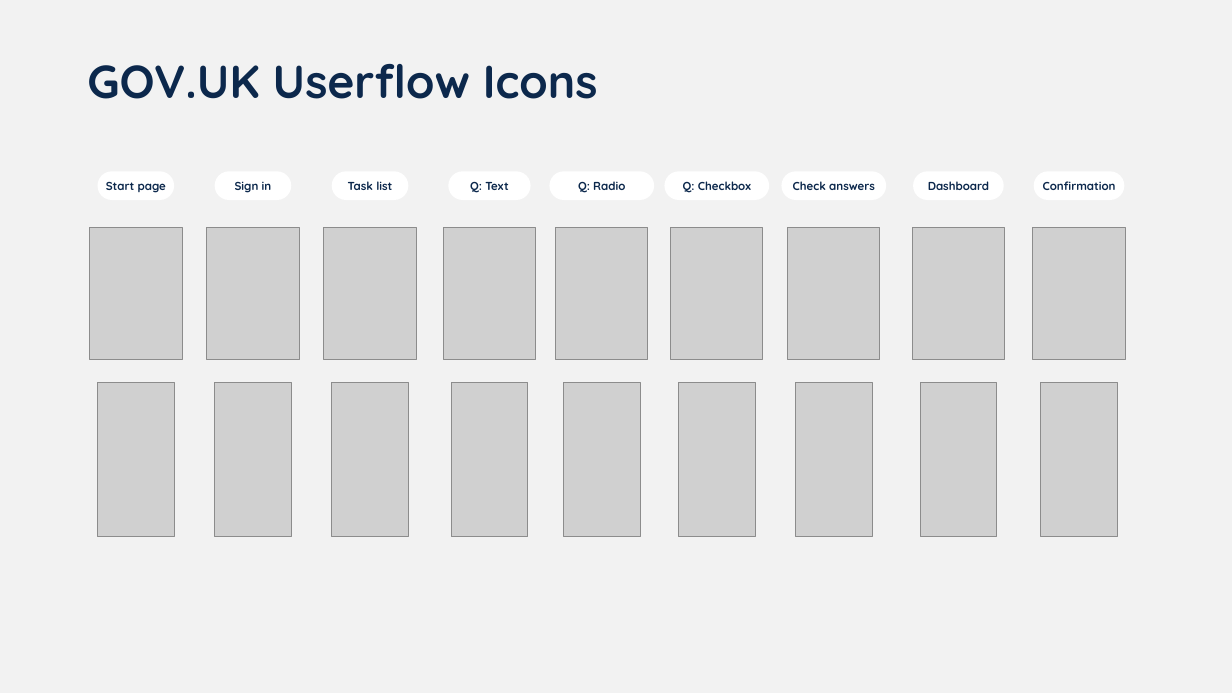
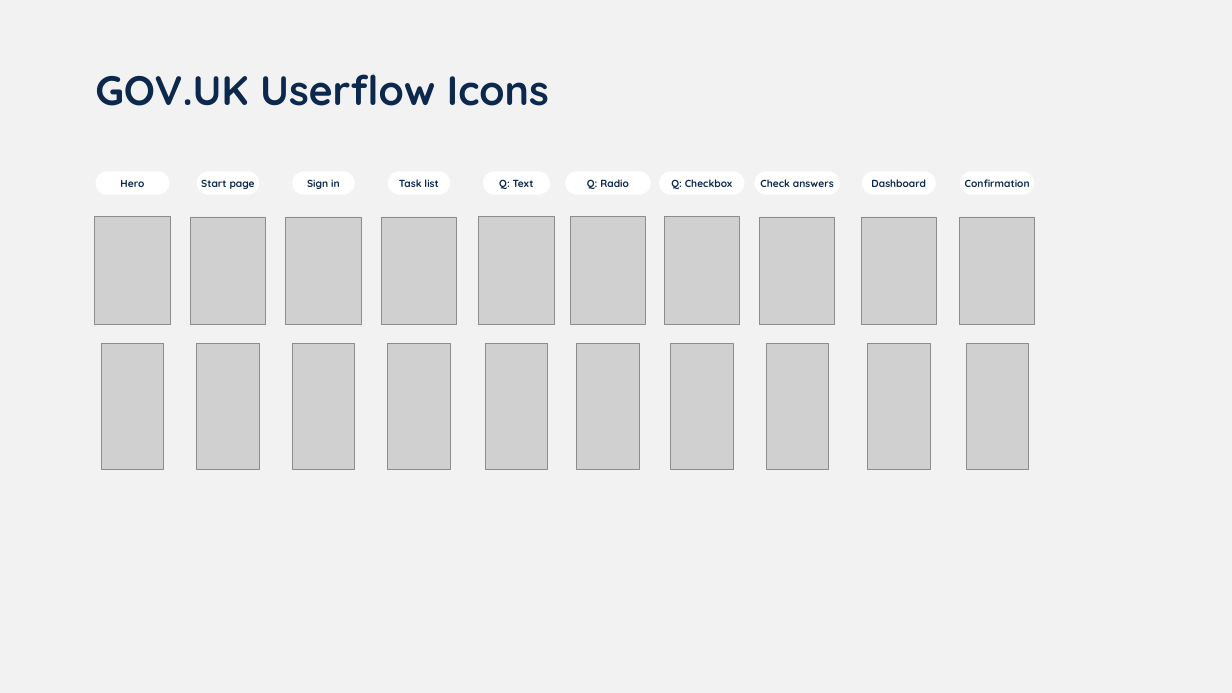
Before and after one commit to alirawashdeh/govuk-userflow-icons, a slide deck: slide 1 of templates/template-powerpoint.pptx. Drawn at 1232x693 pixels with LibreOffice and Linux fonts; fonts in the diff are those of the drawing; grey boxes stand for pictures. Boxes give left, top, right and bottom in pixels: in the first picture for what was removed or moved away, otherwise in the second. Text is boxed around its words. In the diff, an @@ line names an element or a change of style, - is before the commit and + after.

Commit message:
Added a hero icon

```diff
--- a/templates/template-powerpoint.pptx
+++ b/templates/template-powerpoint.pptx
@@ text "GOV.UK Userflow Icons": place and size @@
-text "GOV.UK Userflow Icons" at bbox=[87, 64, 598, 99]
+text "GOV.UK Userflow Icons" at bbox=[95, 74, 549, 106]
@@ text "GOV.UK Userflow Icons" at bbox=[95, 74, 549, 106]: size 36 to 32 pt @@
@@ rounded rectangle added at bbox=[95, 171, 169, 194], fill #FFFFFF, 8 pt, text #0C284C, bold @@
+Hero
@@ size 9 to 8 pt in 9 elements at bbox=[566, 171, 651, 194], bbox=[659, 171, 744, 194], bbox=[483, 171, 551, 194], bbox=[755, 171, 840, 194], bbox=[388, 171, 451, 194], bbox=[862, 171, 936, 194], bbox=[292, 171, 355, 194], bbox=[960, 171, 1034, 194], bbox=[197, 171, 260, 194] @@
@@ rounded rectangle "Start page": place and size @@
-rounded rectangle "Start page" at bbox=[98, 171, 175, 200]
+rounded rectangle "Start page" at bbox=[197, 171, 260, 194]
@@ rounded rectangle "Sign in": place and size @@
-rounded rectangle "Sign in" at bbox=[214, 171, 291, 200]
+rounded rectangle "Sign in" at bbox=[292, 171, 355, 194]
@@ rounded rectangle "Task list": place and size @@
-rounded rectangle "Task list" at bbox=[332, 171, 409, 200]
+rounded rectangle "Task list" at bbox=[388, 171, 451, 194]
@@ rounded rectangle "Q: Text": place and size @@
-rounded rectangle "Q: Text" at bbox=[448, 171, 531, 200]
+rounded rectangle "Q: Text" at bbox=[483, 171, 551, 194]
@@ rounded rectangle "Q: Radio": place and size @@
-rounded rectangle "Q: Radio" at bbox=[550, 171, 654, 200]
+rounded rectangle "Q: Radio" at bbox=[566, 171, 651, 194]
@@ rounded rectangle "Q: Checkbox": place and size @@
-rounded rectangle "Q: Checkbox" at bbox=[665, 171, 769, 200]
+rounded rectangle "Q: Checkbox" at bbox=[659, 171, 744, 194]
@@ rounded rectangle "Check answers": place and size @@
-rounded rectangle "Check answers" at bbox=[782, 171, 886, 200]
+rounded rectangle "Check answers" at bbox=[755, 171, 840, 194]
@@ rounded rectangle "Dashboard": place and size @@
-rounded rectangle "Dashboard" at bbox=[913, 171, 1004, 200]
+rounded rectangle "Dashboard" at bbox=[862, 171, 936, 194]
@@ rounded rectangle "Confirmation": place and size @@
-rounded rectangle "Confirmation" at bbox=[1034, 171, 1125, 200]
+rounded rectangle "Confirmation" at bbox=[960, 171, 1034, 194]
@@ picture added at bbox=[95, 217, 171, 325] @@
@@ picture: place and size @@
-picture at bbox=[90, 227, 182, 360]
+picture at bbox=[190, 217, 266, 325]
@@ picture: place and size @@
-picture at bbox=[207, 227, 299, 360]
+picture at bbox=[286, 217, 361, 325]
@@ picture: place and size @@
-picture at bbox=[323, 227, 416, 360]
+picture at bbox=[382, 217, 457, 325]
@@ picture: place and size @@
-picture at bbox=[444, 227, 536, 360]
+picture at bbox=[479, 217, 555, 325]
@@ picture: place and size @@
-picture at bbox=[555, 227, 648, 360]
+picture at bbox=[570, 217, 646, 325]
@@ picture: place and size @@
-picture at bbox=[671, 227, 763, 360]
+picture at bbox=[665, 217, 740, 325]
@@ picture: place and size @@
-picture at bbox=[787, 227, 880, 360]
+picture at bbox=[760, 217, 836, 325]
@@ picture: place and size @@
-picture at bbox=[912, 227, 1005, 360]
+picture at bbox=[861, 217, 937, 325]
@@ picture: place and size @@
-picture at bbox=[1033, 227, 1126, 360]
+picture at bbox=[959, 217, 1035, 325]
@@ picture added at bbox=[102, 344, 165, 470] @@
@@ picture: place and size @@
-picture at bbox=[98, 383, 175, 537]
+picture at bbox=[197, 344, 260, 470]
@@ picture: place and size @@
-picture at bbox=[214, 383, 291, 537]
+picture at bbox=[292, 344, 355, 470]
@@ picture: place and size @@
-picture at bbox=[332, 383, 409, 537]
+picture at bbox=[388, 344, 451, 470]
@@ picture: place and size @@
-picture at bbox=[451, 383, 528, 537]
+picture at bbox=[485, 344, 548, 470]
@@ picture: place and size @@
-picture at bbox=[564, 383, 640, 537]
+picture at bbox=[577, 344, 640, 470]
@@ picture: place and size @@
-picture at bbox=[678, 383, 755, 537]
+picture at bbox=[671, 344, 734, 470]
@@ picture: place and size @@
-picture at bbox=[796, 383, 872, 537]
+picture at bbox=[766, 344, 829, 470]
@@ picture: place and size @@
-picture at bbox=[921, 383, 997, 537]
+picture at bbox=[868, 344, 931, 470]
@@ picture: place and size @@
-picture at bbox=[1041, 383, 1117, 537]
+picture at bbox=[966, 344, 1029, 470]
```
Also in this commit, not shown: 4 other files.
